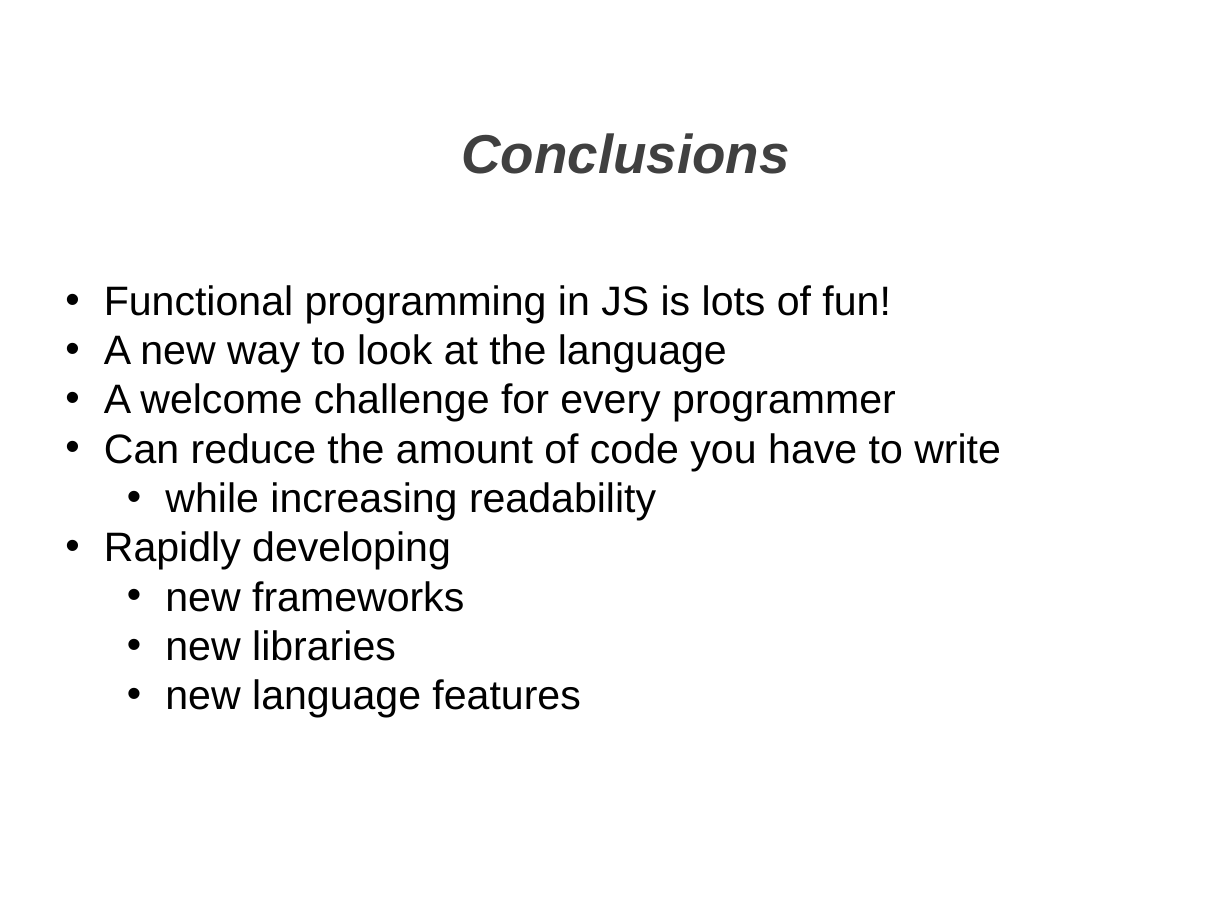
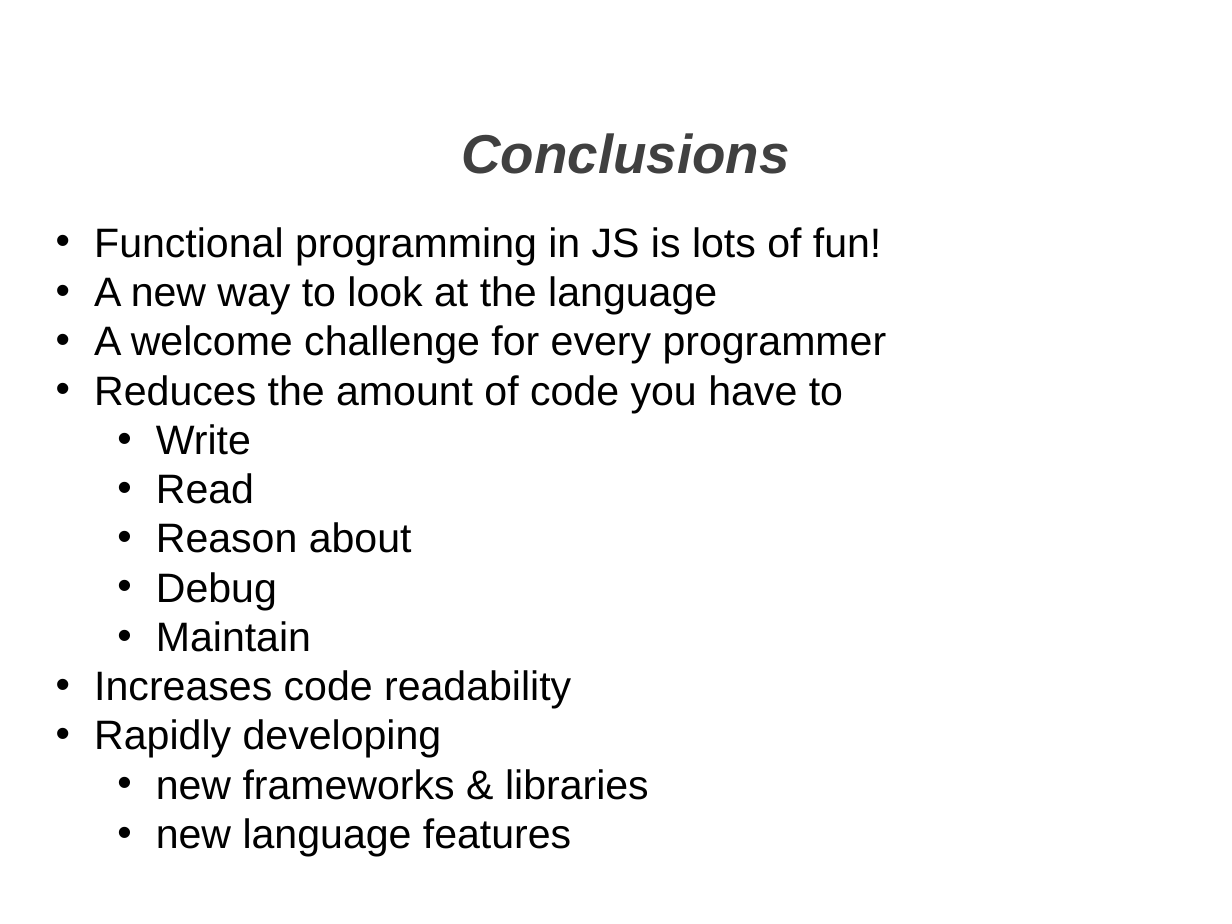
Before and after one commit to kubawalinski/Talks, a slide deck: slide 7 of Functional JavaScript/20141128 - CodeMotion Milan/Kuba Waliński - Fun with Functional JavaScript.ppt. Drawn at 1232x924 pixels with LibreOffice and Linux fonts; fonts in the diff are those of the drawing; background and template pictures are left out. Boxes give left, top, right and bottom in pixels: in the first picture for what was removed or moved away, otherwise in the second. Text is boxed around its words. In the diff, an @@ line names an element or a change of style, - is before the commit and + after.

```diff
--- a/Functional JavaScript/20141128 - CodeMotion Milan/Kuba Waliński - Fun with Functional JavaScript.ppt
+++ b/Functional JavaScript/20141128 - CodeMotion Milan/Kuba Waliński - Fun with Functional JavaScript.ppt
@@ text "Functional programming in JS is ...": place and size @@
-text "Functional programming in JS is ..." at [104,285,1001,717]
+text "Functional programming in JS is ..." at [94,227,887,856]
@@ text at [94,375,843,709]: text changed @@
-• Can reduce the amount of code you have to write
-  • while increasing readability
+• Reduces the amount of code you have to
+  • Write
+  • Read
+  • Reason about
+  • Debug
+  • Maintain
+• Increases code readability
@@ text at [156,769,649,800]: text changed @@
-  • new frameworks
-  • new libraries
+  • new frameworks & libraries
```
Also in this commit, not shown: 1 other slide changed.
